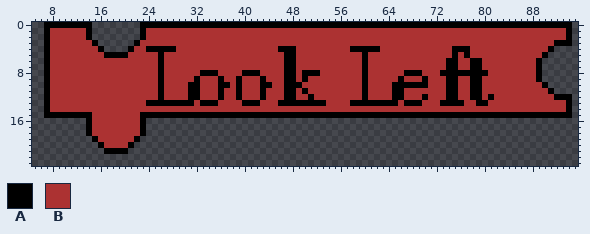
A pixel-art file gets an edit: lookLeftBlock.aseprite. The picture above is the old version.
96x32 pixels, 1 frame. Shown: x 5..95, y 0..23.
Palette (. is transparent): A #000000  B #ac3232
Now the later version:
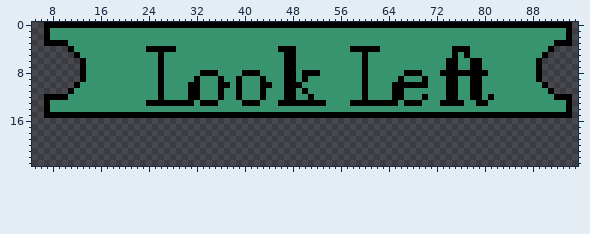
The edit:
Colour B changes from #ac3232 to #37946e.
The author put colour A in row 0 at x 15 to 22.
Colour B becomes colour A in row 3 at x 8 to 10; in row 4 at x 11; in row 5 at x 12; in rows 6 to 9 at x 13; in row 10 at x 12; in row 11 at x 11.
Colour B becomes colour A in row 12 at x 8 to 10; in row 15 at x 15 to 22.
The author put colour B in rows 1 to 2 at x 15 to 22; in row 3 at x 16 to 21; in row 4 at x 17 to 20.
Colour A becomes colour B in rows 1 to 2 at x 14 and 23; in row 3 at x 15 and 22; in row 4 at x 16 and 21; in row 5 at x 17 to 20.
The author cleared colour A in rows 4 to 11 at x 7; in rows 16 to 18 at x 14 and 23; in row 19 at x 15 and 22; in row 20 at x 16 and 21; in row 21 at x 17 to 20.
The author cleared colour B in row 4 at x 8 to 10; in row 5 at x 8 to 11; in rows 6 to 9 at x 8 to 12; in row 10 at x 8 to 11; in row 11 at x 8 to 10; in rows 16 to 18 at x 15 to 22.
The author cleared colour B in row 19 at x 16 to 21; in row 20 at x 17 to 20.
